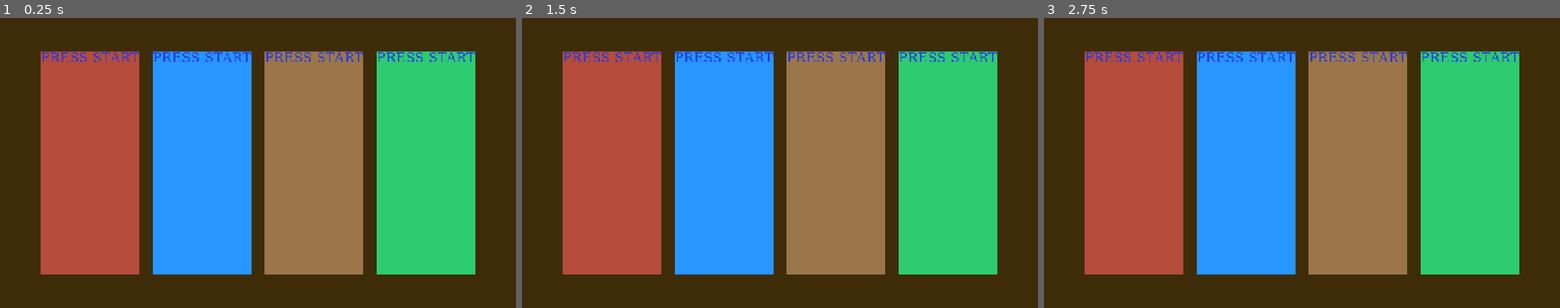
Above: before the commit, frames 1-3 (left to right).
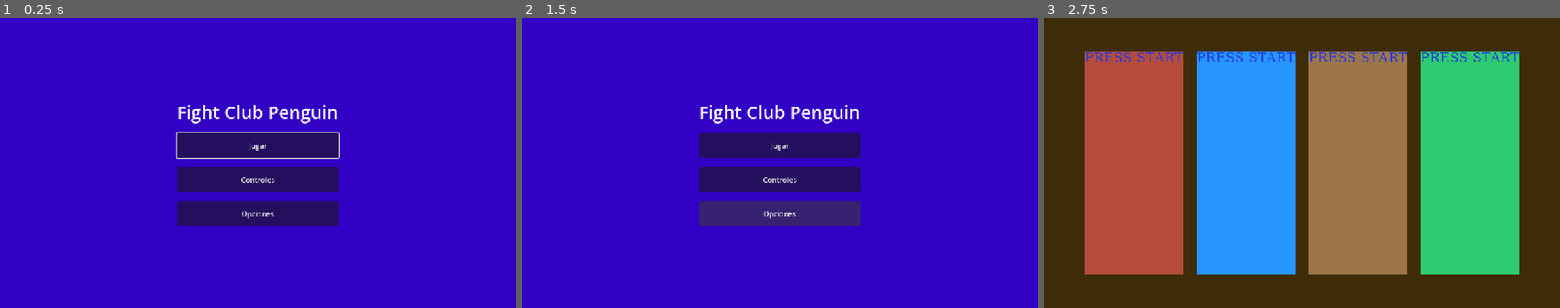
Above: after the commit, the same moments.

Repository: franarci/Fight-Club-Penguin
Game: Godot game, scene res://src/ui/home/Home.tscn
Same seed, same stepped clock (60 frames per second), same inputs: the game is played once before the commit and once after it. Before the commit the project starts from res://Main.tscn.
Inputs (mouse positions are in pixels of both pictures, inside the frame that each line leads up to):
- Up to frame 1 (0.25 s): no input
- Up to frame 2 (1.5 s): click (780, 180) at 0.5 s, where only the run after the commit has a clickable "Controles"; click (780, 212) at 1.25 s, where only the run after the commit has a clickable "Opciones"
- Up to frame 3 (2.75 s): click (1302, 145) at 2 s, where only the run after the commit has a clickable "Jugar"

The runs differ from the first frame. In frame 1, 100% of the frame differs, in the area x 0-100%, y 0-100%; in frame 2, 100%; in frame 3, nothing differs.

Commit message:
add home view

Diff:
--- a/project.godot
+++ b/project.godot
@@ -11,7 +11,7 @@
 [application]
 
 config/name="Fight Club Penguin"
-run/main_scene="uid://bl3hpmrg541rr"
+run/main_scene="uid://e533e5cmr8e3"
 config/features=PackedStringArray("4.7", "Forward Plus")
 
 [autoload]
--- a/src/ui/character_selection/character_select.gd
+++ b/src/ui/character_selection/character_select.gd
@@ -7,6 +7,7 @@
 @export var player_selection_scene: PackedScene
 
 var player_slots: Array[PlayerSelection] = []
+var returning_to_menu := false
 
 func _ready() -> void:
 	for child in players_container.get_children():
@@ -80,5 +81,26 @@
 
 
 func _on_countdown_timeout() -> void:
+	if returning_to_menu:
+		return
 	hide()
 	get_parent().start_game()
+
+
+func _input(event: InputEvent) -> void:
+	if returning_to_menu or not is_visible_in_tree():
+		return
+	if event.is_action_pressed("ui_cancel") and not event.is_echo():
+		if PlayerManager.players.is_empty():
+			get_viewport().set_input_as_handled()
+			_return_to_menu()
+
+
+func _return_to_menu() -> void:
+	if returning_to_menu:
+		return
+	returning_to_menu = true
+	countdown.stop()
+	set_process(false)
+	PlayerManager.clear_players()
+	get_tree().change_scene_to_file.call_deferred("res://src/ui/home/Home.tscn")
--- /dev/null
+++ b/src/ui/home/Home.tscn
@@ -0,0 +1,58 @@
+[gd_scene format=3 uid="uid://e533e5cmr8e3"]
+
+[ext_resource type="Script" uid="uid://b8yjifi3w36jb" path="res://src/ui/home/home.gd" id="1_36quf"]
+
+[node name="Home" type="Control" unique_id=1380580027]
+layout_mode = 3
+anchors_preset = 15
+anchor_right = 1.0
+anchor_bottom = 1.0
+grow_horizontal = 2
+grow_vertical = 2
+script = ExtResource("1_36quf")
+
+[node name="Background" type="ColorRect" parent="." unique_id=1017668232]
+layout_mode = 1
+anchors_preset = 15
+anchor_right = 1.0
+anchor_bottom = 1.0
+grow_horizontal = 2
+grow_vertical = 2
+mouse_filter = 2
+color = Color(0.1982064, 2.368033e-05, 0.7705582, 1)
+
+[node name="CenterContainer" type="CenterContainer" parent="." unique_id=172812648]
+layout_mode = 1
+anchors_preset = 15
+anchor_right = 1.0
+anchor_bottom = 1.0
+grow_horizontal = 2
+grow_vertical = 2
+
+[node name="VBoxContainer" type="VBoxContainer" parent="CenterContainer" unique_id=1327411650]
+custom_minimum_size = Vector2(360, 0)
+layout_mode = 2
+theme_override_constants/separation = 20
+
+[node name="Title" type="Label" parent="CenterContainer/VBoxContainer" unique_id=167348694]
+layout_mode = 2
+theme_override_font_sizes/font_size = 40
+text = "Fight Club Penguin"
+horizontal_alignment = 1
+
+[node name="PlayButton" type="Button" parent="CenterContainer/VBoxContainer" unique_id=1724236112]
+custom_minimum_size = Vector2(0, 56)
+layout_mode = 2
+text = "Jugar"
+
+[node name="ControlButton" type="Button" parent="CenterContainer/VBoxContainer" unique_id=2075582487]
+custom_minimum_size = Vector2(0, 56)
+layout_mode = 2
+text = "Controles"
+
+[node name="OptionsButton" type="Button" parent="CenterContainer/VBoxContainer" unique_id=1568705128]
+custom_minimum_size = Vector2(0, 56)
+layout_mode = 2
+text = "Opciones"
+
+[connection signal="pressed" from="CenterContainer/VBoxContainer/PlayButton" to="." method="_on_play_button_pressed"]
--- /dev/null
+++ b/src/ui/home/home.gd
@@ -0,0 +1,13 @@
+extends Control
+
+
+@onready var play_button: Button = $CenterContainer/VBoxContainer/PlayButton
+
+
+func _ready() -> void:
+	play_button.grab_focus()
+
+
+func _on_play_button_pressed() -> void:
+	PlayerManager.clear_players()
+	get_tree().change_scene_to_file("res://Main.tscn")
Not shown, added: src/ui/home/home.gd.uid
